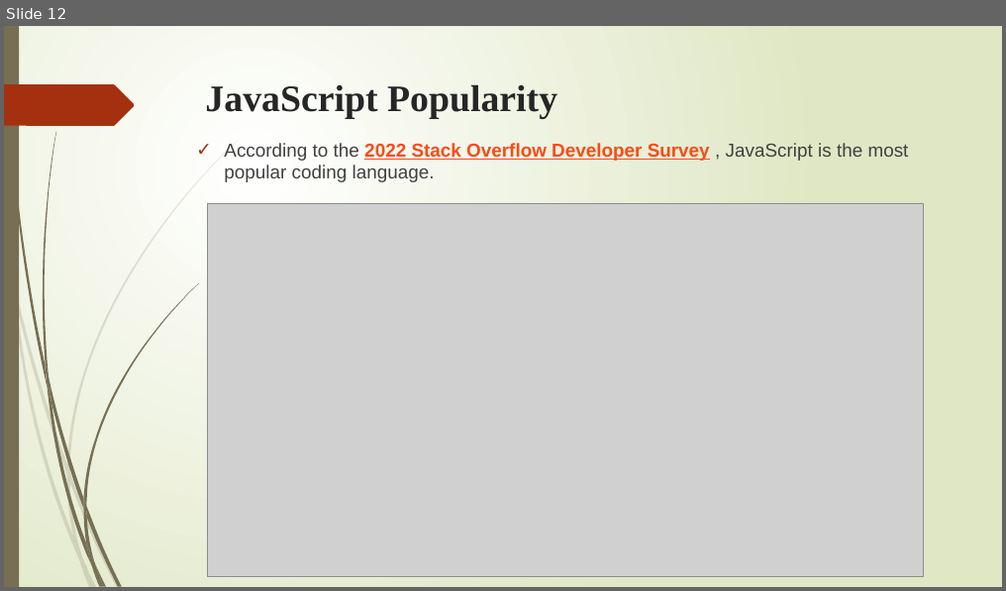
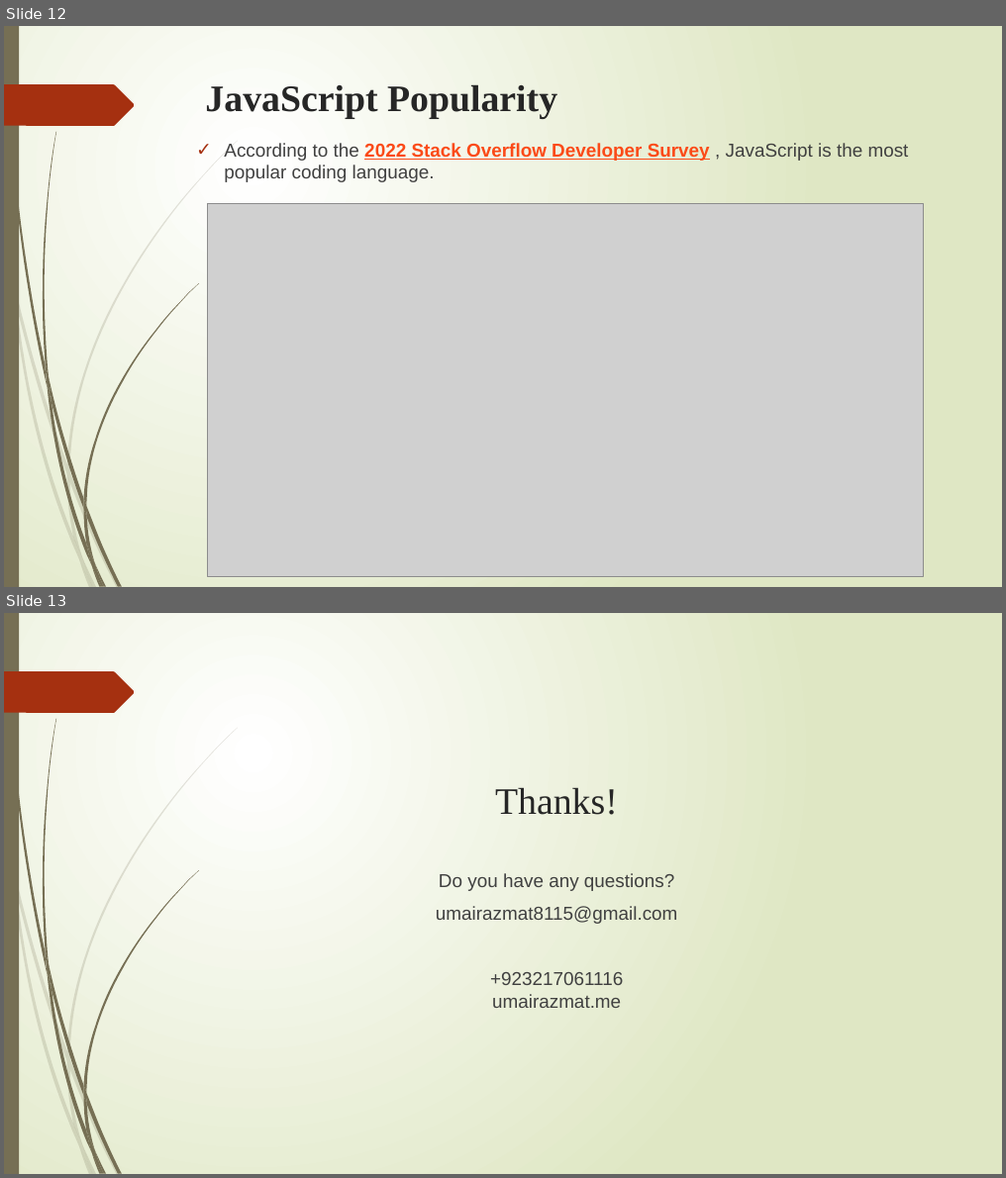
Before and after one commit to umairazmat/SMIT-WMA-6-A, a slide deck: Javascript/Class 02/JS class 02.pptx. Shown one above the other, each under a label of ours: slide 12 before the commit, slides 12 and 13 after it. The pictures are 1006x591 and 1006x1178 pixels, drawn with LibreOffice and Linux fonts; fonts in the diff are those of the drawing; grey boxes stand for pictures. Boxes give left, top, right and bottom in pixels: in the first picture for what was removed or moved away, otherwise in the second. Text is boxed around its words. In the diff, an @@ line names an element or a change of style, - is before the commit and + after.

```diff
--- a/Javascript/Class 02/JS class 02.pptx
+++ b/Javascript/Class 02/JS class 02.pptx
@@ slide 13 added at (x1=4, y1=613, x2=1002, y2=1174), background gradient #FFFFFF to #DFE8C4; not listed: 24 template elements that a slide beside it also shows @@
@@ title added at (x1=495, y1=787, x2=618, y2=815), 36 pt, text #262626 @@
+Thanks!
@@ text added at (x1=436, y1=873, x2=678, y2=1008), 18 pt, text #404040 @@
+Do you have any questions?
+umairazmat8115@gmail.com
++923217061116
+umairazmat.me
```
